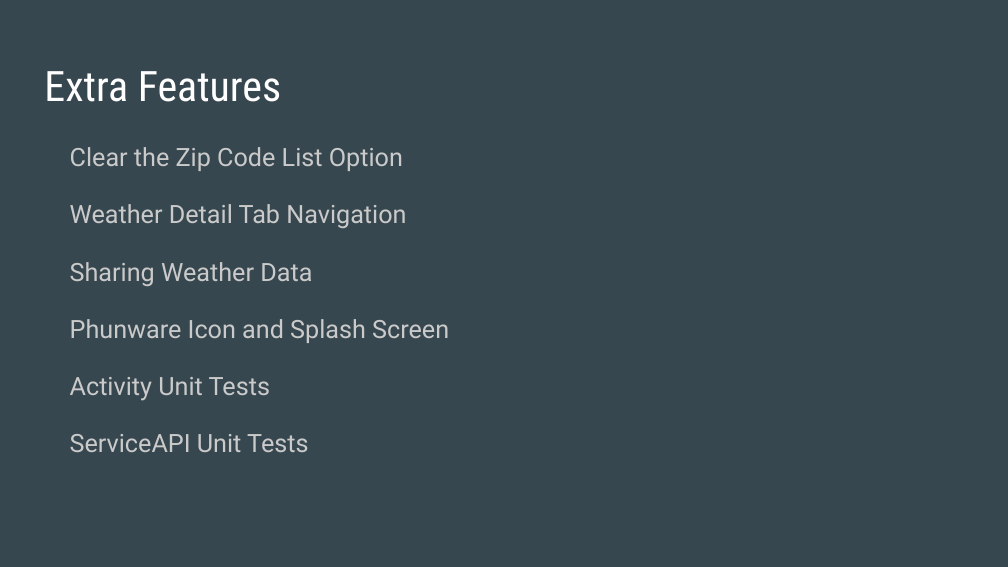
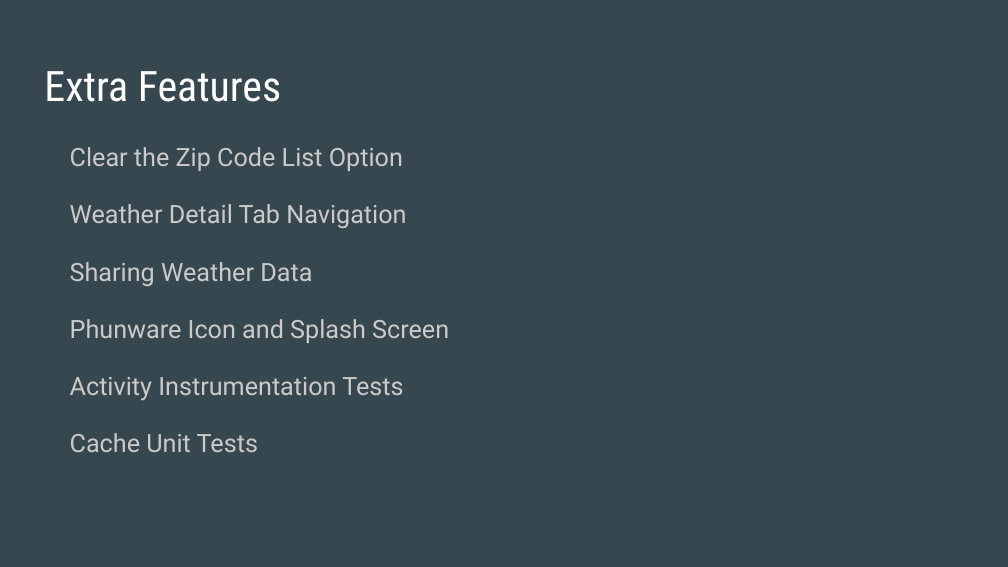
Before and after one commit to laurenyew/WeatherApp, a slide deck: slide 8 of Phunware_Weather_App_Presentation.pptx. Drawn at 1008x567 pixels with LibreOffice and Linux fonts; fonts in the diff are those of the drawing. Boxes give left, top, right and bottom in pixels: in the first picture for what was removed or moved away, otherwise in the second. Text is boxed around its words. In the diff, an @@ line names an element or a change of style, - is before the commit and + after.

Commit message:
Adding Cache Unit tests

```diff
--- a/Phunware_Weather_App_Presentation.pptx
+++ b/Phunware_Weather_App_Presentation.pptx
@@ text at box(70, 377, 403, 452): text changed @@
-Activity Unit Tests
-ServiceAPI Unit Tests
+Activity Instrumentation Tests
+Cache Unit Tests
```
Also in this commit, not shown: 1 other slide changed, 5 other files.
